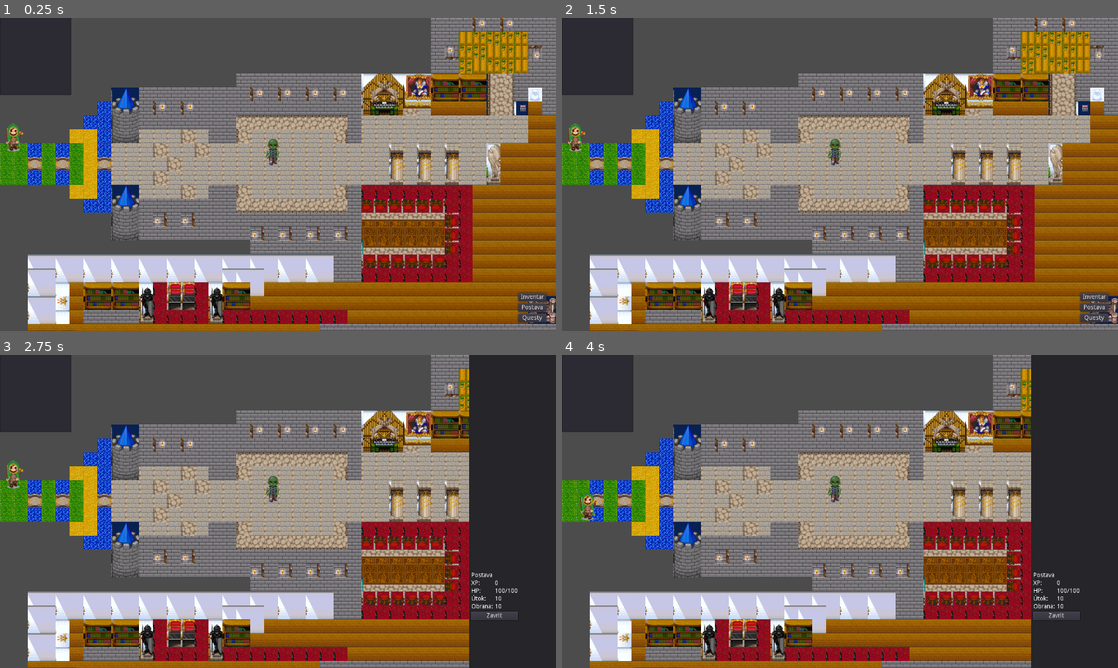
Above: before the commit, frames 1-4 (two rows, left to right).
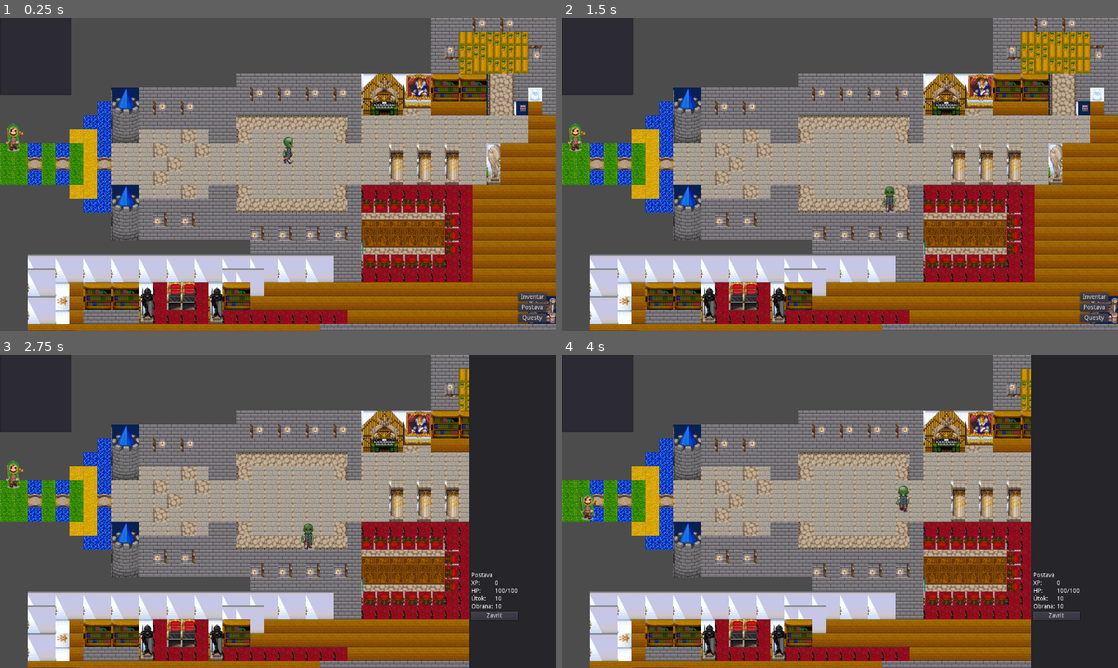
Above: after the commit, the same moments.

Repository: janzeman3/ibis_rpg
Game: Godot game, scene res://sceny/Hlavni.tscn
The game is run twice, just before and just after one commit, with the same random seed, the same clock (stepped at 60 frames per second) and the same inputs.
Inputs:
- Up to frame 1 (0.25 s): no input
- Up to frame 2 (1.5 s): click "Inventar" at 0.5 s; click "Zavrit" at 1.25 s
- Up to frame 3 (2.75 s): click "Postava" at 2 s
- Up to frame 4 (4 s): hold Right (ui_right) 2.78-3.53 s; hold Down (ui_down) from 3.53 s (still down)

The runs differ from the first frame. In frame 1, 0.3% of the frame differs, in the area x 47-53%, y 38-48%; in frame 2, 0.3%; in frame 3, 0.3%, in the area x 47-57%, y 38-63%; in frame 4, 0.3%.

Commit message:
Nahodny pohyb nemrtvy_noob
Signed-off-by: JanZeman3 <JanZeman3@gmail.com>

Diff:
--- a/sceny/Hlavni.gd
+++ b/sceny/Hlavni.gd
@@ -28,10 +28,13 @@
 	$Ovladani.hide()
 	$Postava.show()
 
+func jeTamVolno(pozice):
+	return $Mapy.jeVolno(pozice)
+
 func _process(delta):
 	var kamChceHrac = $Hrac.kamChciJit(delta)
 
-	if $Mapy.jeVolno(kamChceHrac):
+	if jeTamVolno(kamChceHrac):
 		$Hrac.setPozice(kamChceHrac)
 		$Mapy.hrac_zmenil_pozici(kamChceHrac)
 
--- a/sceny/nemrtvy_noob.gd
+++ b/sceny/nemrtvy_noob.gd
@@ -5,6 +5,8 @@
 export var HP = 10 # zivoty
 export var UC = 5  # utocne cislo
 export var OC = 5  # obranne cislo
+var rychlost = 150
+var smer = Vector2(0, 0)
 
 # interni promenne
 onready var Hlavni = get_node("/root/Hlavni") # odkaz na hlavni scenu
@@ -18,3 +20,24 @@
 	if HP <= 0:
 		Hlavni.pridejXP(XP)
 		queue_free()
+
+	# pohyb
+	smer.x += (randf()-0.5) * rychlost
+	smer.y += (randf()-0.5) * rychlost
+	smer = smer.normalized() * rychlost
+	var kamChci = position + smer * delta
+	if Hlavni.jeTamVolno(kamChci):
+		position = kamChci
+
+	$Animace.play()
+
+	if abs(smer.x) > abs(smer.y):
+		if smer.x > 0:
+			$Animace.animation = "doprava"
+		else:
+			$Animace.animation = "doleva"
+	else:
+		if smer.y > 0:
+			$Animace.animation = "dolu"
+		else:
+			$Animace.animation = "nahoru"
--- a/sceny/nemrtvy_noob.tscn
+++ b/sceny/nemrtvy_noob.tscn
@@ -1,13 +1,31 @@
-[gd_scene load_steps=5 format=2]
+[gd_scene load_steps=8 format=2]
 
 [ext_resource path="res://grafika/monstra/nemrtvy noob/nemrtví noob_1_1.png" type="Texture" id=1]
 [ext_resource path="res://sceny/nemrtvy_noob.gd" type="Script" id=2]
+[ext_resource path="res://grafika/monstra/nemrtvy noob/nemrtví noob_4_1.png" type="Texture" id=3]
+[ext_resource path="res://grafika/monstra/nemrtvy noob/nemrtví noob_2_1.png" type="Texture" id=4]
+[ext_resource path="res://grafika/monstra/nemrtvy noob/nemrtví noob_3_1.png" type="Texture" id=5]
 
 [sub_resource type="SpriteFrames" id=1]
 animations = [ {
 "frames": [ ExtResource( 1 ) ],
 "loop": true,
-"name": "default",
+"name": "dolu",
+"speed": 5.0
+}, {
+"frames": [ ExtResource( 5 ) ],
+"loop": true,
+"name": "doprava",
+"speed": 5.0
+}, {
+"frames": [ ExtResource( 4 ) ],
+"loop": true,
+"name": "doleva",
+"speed": 5.0
+}, {
+"frames": [ ExtResource( 3 ) ],
+"loop": true,
+"name": "nahoru",
 "speed": 5.0
 } ]
 
@@ -24,6 +42,7 @@
 [node name="Animace" type="AnimatedSprite" parent="."]
 position = Vector2( 0, -28.4602 )
 frames = SubResource( 1 )
+animation = "dolu"
 
 [node name="CollisionShape2D" type="CollisionShape2D" parent="."]
 position = Vector2( -1.31761, -25.2979 )
